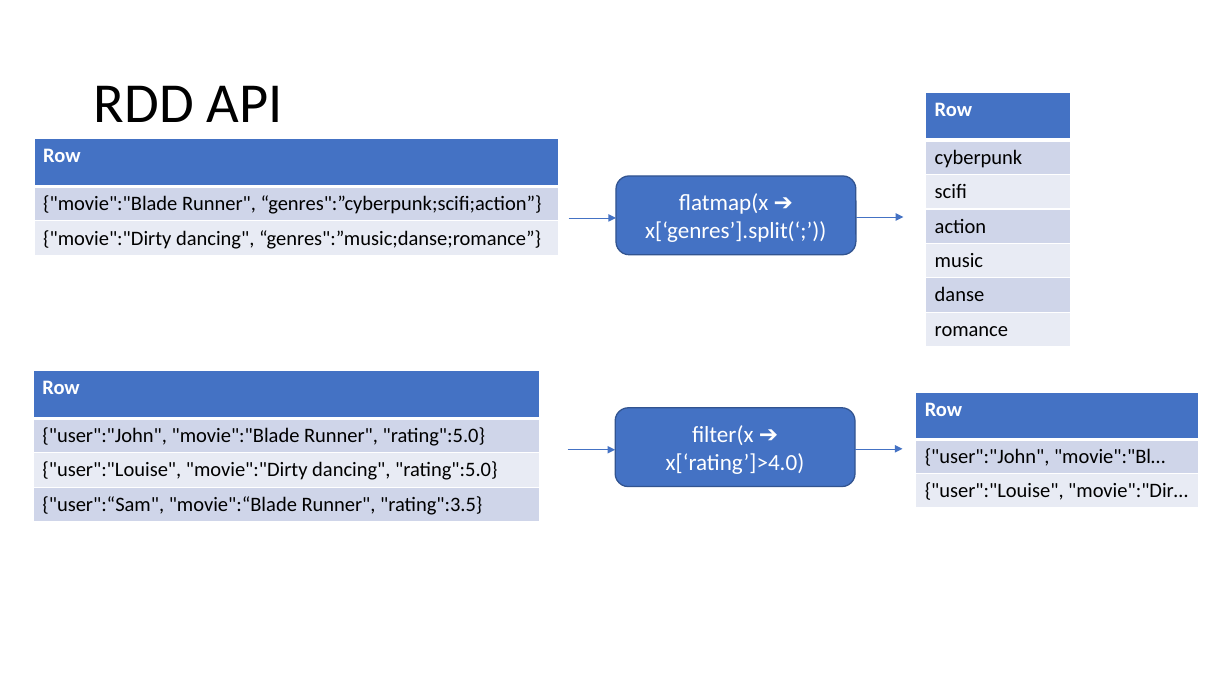
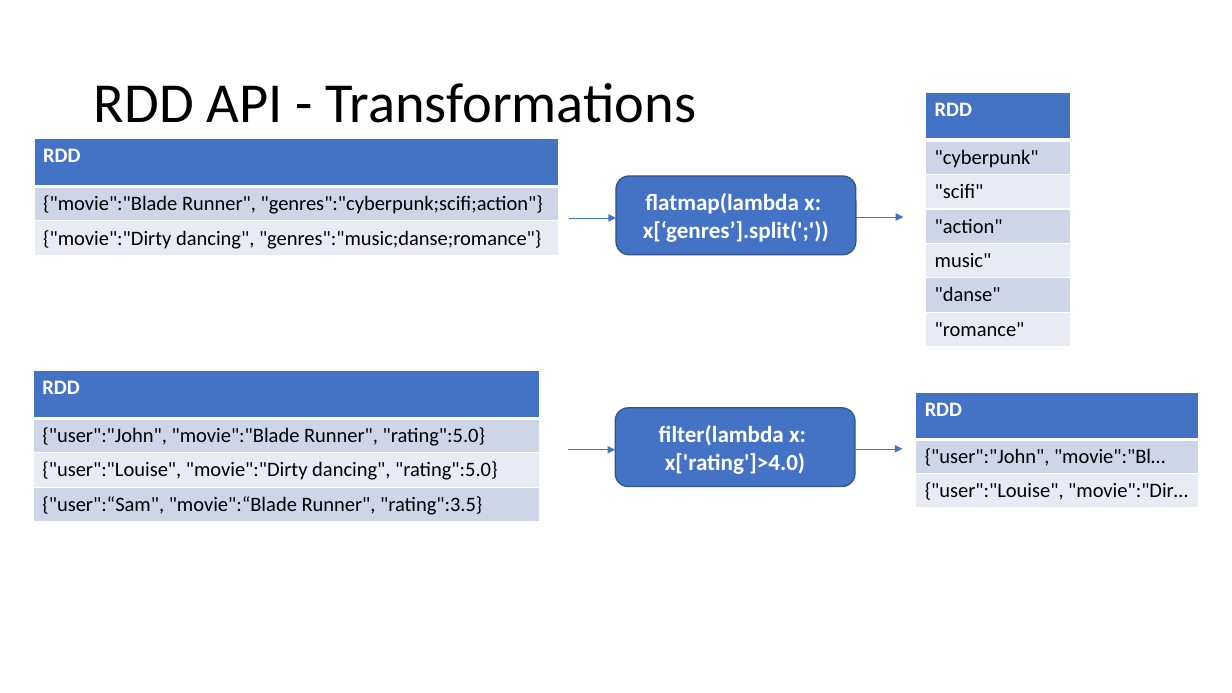
Before and after one commit to criteo-research/master-iasd, a slide deck: slide 10 of module4/td1/td1-spark-rdd.pptx. Drawn at 1232x693 pixels with LibreOffice and Linux fonts; fonts in the diff are those of the drawing. Boxes give left, top, right and bottom in pixels: in the first picture for what was removed or moved away, otherwise in the second. Text is boxed around its words. In the diff, an @@ line names an element or a change of style, - is before the commit and + after.

```diff
--- a/module4/td1/td1-spark-rdd.pptx
+++ b/module4/td1/td1-spark-rdd.pptx
@@ title at box(94, 83, 696, 123): text changed @@
-RDD API
+RDD API - Transformations
@@ table at box(926, 92, 1071, 344) @@
-row 1, column 1: Row
+row 1, column 1: RDD
@@ row 2, column 1: "cyberpunk" to ""cyberpunk"" @@
@@ row 3, column 1: "scifi" to ""scifi"" @@
@@ row 4, column 1: "action" to ""action"" @@
@@ row 5, column 1: "music" to "music"" @@
@@ row 6, column 1: "danse" to ""danse"" @@
@@ row 7, column 1: "romance" to ""romance"" @@
@@ table at box(34, 139, 559, 254) @@
-row 1, column 1: Row
+row 1, column 1: RDD
@@ row 2, column 1: "{"movie":"Blade Runner", “genres":”cyberpunk;scifi;action”}" to "{"movie":"Blade Runner", "genres":"cyberpunk;scifi;action"}" @@
@@ row 3, column 1: "{"movie":"Dirty dancing", “genres":”music;danse;romance”}" to "{"movie":"Dirty dancing", "genres":"music;danse;romance"}" @@
@@ text in rounded rectangle at box(643, 193, 829, 242): text changed; bold on @@
-flatmap(x ➔ x[‘genres’].split(‘;’))
+flatmap(lambda x:
+x[‘genres’].split(';'))
@@ table at box(33, 371, 541, 520) @@
-row 1, column 1: Row
+row 1, column 1: RDD
@@ table at box(916, 393, 1200, 507) @@
-row 1, column 1: Row
+row 1, column 1: RDD
@@ text in rounded rectangle at box(659, 425, 806, 474): text changed; bold on @@
-filter(x ➔ x[‘rating’]>4.0)
+filter(lambda x:
+x['rating']>4.0)
```
Also in this commit, not shown: 5 other slides changed, 1 other file.
